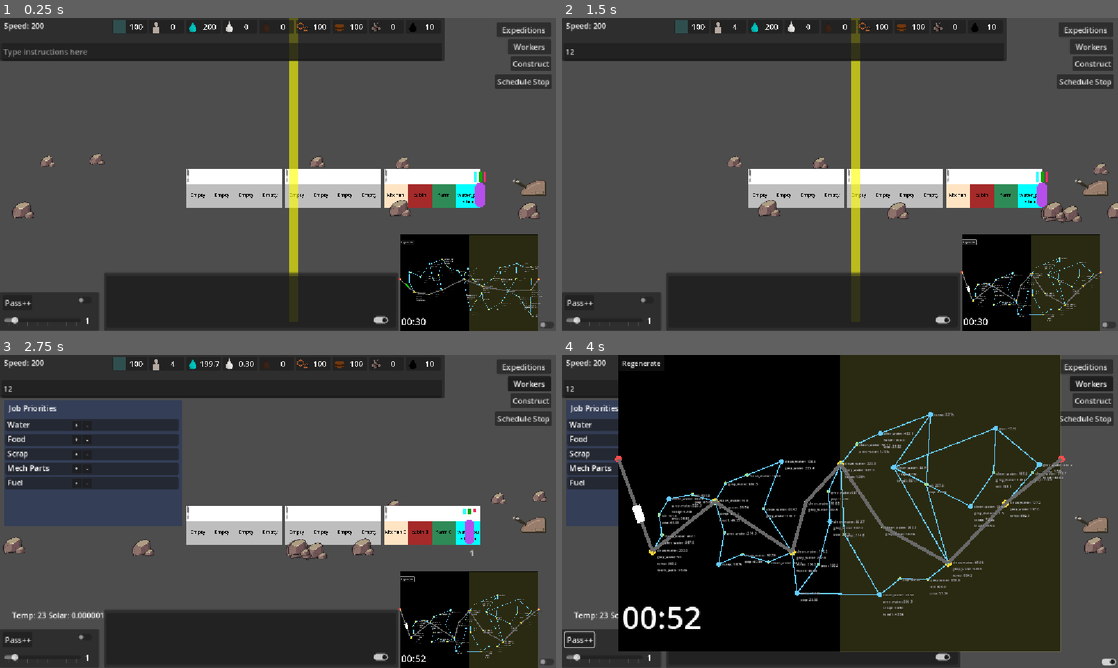
Above: before the commit, frames 1-4 (two rows, left to right).
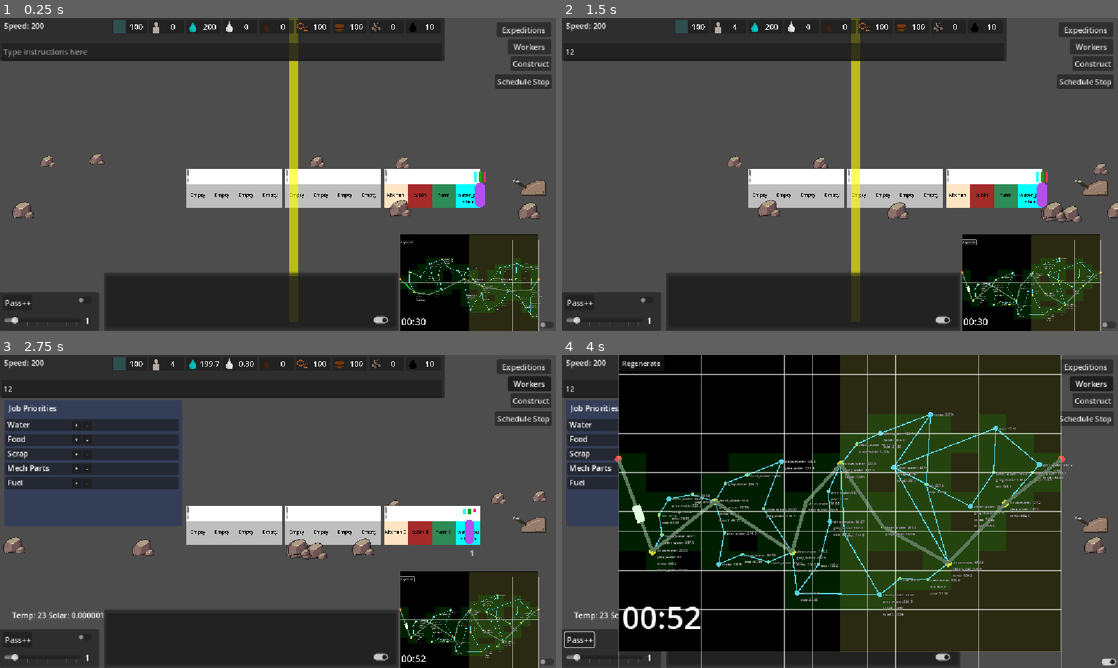
Above: after the commit, the same moments.

Repository: Sphinx111/ed_and_morgs_train_builder
Game: Godot game, scene res://Scenes/traincar.tscn
Two runs of this game, one before a commit and one after it. Both use one fixed random seed, a clock stepped at 60 frames per second and the inputs below.
Inputs (mouse positions are in pixels of both pictures, inside the frame that each line leads up to):
- Up to frame 1 (0.25 s): no input
- Up to frame 2 (1.5 s): click (784, 52) at 0.52 s; type "12" at 0.6 s; click "Regenerate" at 1.25 s
- Up to frame 3 (2.75 s): click "Workers" at 2 s
- Up to frame 4 (4 s): click "Pass++" at 2.75 s; click (1106, 661) at 3.5 s

The runs differ from the first frame. In frame 1, 2.3% of the frame differs, in the area x 72-97%, y 70-100%; in frame 2, 2.5%; in frame 3, 2.5%; in frame 4, 27%, in the area x 10-90%, y 0-100%.

Commit message:
Added MapContinentGenerator class
This is a skeleton class with debug visuals to help with generating visual terrain for the world map

Diff:
--- /dev/null
+++ b/MapContinentGenerator.gd
@@ -0,0 +1,177 @@
+extends Node2D
+
+class_name MapContinentGenerator
+
+@export var DEBUG: bool = true
+
+class MapBigGrid extends RefCounted:
+	var coords: Vector2i
+	var tracks: int = 0
+	var nodes: int = 0
+	var touches_edge: bool = false
+
+	func _init(new_coords: Vector2i) -> void:
+		coords = new_coords
+
+	func increment_location_count() -> void:
+		nodes += 1
+
+	func increment_tracks_count() -> void:
+		tracks += 1
+
+var worldSize: Vector2
+var granularity: int = 16
+var mapGrids: Array = []
+var grid_size: Vector2
+var _debug_layer: Node2D = null
+
+
+func _ready() -> void:
+	_debug_layer = Node2D.new()
+	_debug_layer.name = "GridDebugLayer"
+	add_child(_debug_layer)
+
+
+func create_grids_from_mapGraph(mapGraph: MapGraph) -> void:
+	worldSize = mapGraph.mapSize
+	grid_size = worldSize / float(granularity)
+	_init_map_grids()
+
+	for node: MapLocation in mapGraph.nodes:
+		var grid_location: Vector2i = _map_position_to_grid_coord(node.position)
+		if _is_valid_grid_coord(grid_location):
+			_get_grid_at_coord(grid_location).increment_location_count()
+
+	for edge: MapGraphEdge in mapGraph.edges:
+		_mark_grids_for_mapGraphEdge(edge)
+
+	_refresh_debug_visuals()
+
+
+func _init_map_grids() -> void:
+	mapGrids.clear()
+	for y in range(granularity):
+		var row: Array[MapBigGrid] = []
+		mapGrids.append(row)
+		for x in range(granularity):
+			_init_grid_at_coord(x, y)
+
+
+func _refresh_debug_visuals() -> void:
+	if _debug_layer == null:
+		return
+
+	for child in _debug_layer.get_children():
+		child.queue_free()
+
+	if not DEBUG:
+		_debug_layer.visible = false
+		return
+
+	_debug_layer.visible = true
+	for y in range(granularity):
+		for x in range(granularity):
+			_add_grid_debug_visual(_get_grid_at_coord(Vector2i(x, y)))
+
+
+func _add_grid_debug_visual(grid: MapBigGrid) -> void:
+	var rect_points := _grid_rect_points(grid.coords.x, grid.coords.y)
+
+	if grid.nodes > 0 or grid.tracks > 0:
+		var fill := Polygon2D.new()
+		fill.name = "Fill_%d_%d" % [grid.coords.x, grid.coords.y]
+		fill.polygon = rect_points
+		fill.color = Color(0.0, 1.0, 0.0, 0.12)
+		_debug_layer.add_child(fill)
+
+	var outline := Line2D.new()
+	outline.name = "Outline_%d_%d" % [grid.coords.x, grid.coords.y]
+	outline.points = PackedVector2Array([
+		rect_points[0],
+		rect_points[1],
+		rect_points[2],
+		rect_points[3],
+		rect_points[0],
+	])
+	outline.width = 1.0
+	outline.default_color = Color(1.0, 1.0, 1.0, 0.35)
+	_debug_layer.add_child(outline)
+
+
+func _grid_rect_points(x: int, y: int) -> PackedVector2Array:
+	var top_left := Vector2(x, y) * grid_size
+	return PackedVector2Array([
+		top_left,
+		top_left + Vector2(grid_size.x, 0.0),
+		top_left + grid_size,
+		top_left + Vector2(0.0, grid_size.y),
+	])
+
+
+func _mark_grids_for_mapGraphEdge(edge: MapGraphEdge) -> void:
+	if edge.node1 == null or edge.node2 == null:
+		return
+
+	for coord: Vector2i in _get_grid_coords_along_line(edge.node1.position, edge.node2.position):
+		if _is_valid_grid_coord(coord):
+			_get_grid_at_coord(coord).increment_tracks_count()
+
+
+func _get_grid_coords_along_line(from_position: Vector2, to_position: Vector2) -> Array[Vector2i]:
+	var cells: Array[Vector2i] = []
+	var start_cell := _map_position_to_grid_coord(from_position)
+	var end_cell := _map_position_to_grid_coord(to_position)
+
+	if start_cell == end_cell:
+		cells.append(start_cell)
+		return cells
+
+	var start_grid := Vector2(from_position.x / grid_size.x, from_position.y / grid_size.y)
+	var end_grid := Vector2(to_position.x / grid_size.x, to_position.y / grid_size.y)
+	var direction := end_grid - start_grid
+
+	var x := start_cell.x
+	var y := start_cell.y
+	var step_x := 1 if direction.x >= 0.0 else -1
+	var step_y := 1 if direction.y >= 0.0 else -1
+
+	var t_delta_x := INF if is_zero_approx(direction.x) else absf(1.0 / direction.x)
+	var t_delta_y := INF if is_zero_approx(direction.y) else absf(1.0 / direction.y)
+
+	var x_fraction := start_grid.x - floorf(start_grid.x)
+	var y_fraction := start_grid.y - floorf(start_grid.y)
+	var t_max_x := (1.0 - x_fraction) * t_delta_x if step_x > 0 else x_fraction * t_delta_x
+	var t_max_y := (1.0 - y_fraction) * t_delta_y if step_y > 0 else y_fraction * t_delta_y
+
+	while true:
+		cells.append(Vector2i(x, y))
+		if x == end_cell.x and y == end_cell.y:
+			break
+		if t_max_x < t_max_y:
+			t_max_x += t_delta_x
+			x += step_x
+		else:
+			t_max_y += t_delta_y
+			y += step_y
+
+	return cells
+
+
+func _is_valid_grid_coord(coord: Vector2i) -> bool:
+	return coord.x >= 0 and coord.x < granularity and coord.y >= 0 and coord.y < granularity
+
+
+func _get_grid_at_coord(coord: Vector2i) -> MapBigGrid:
+	return mapGrids[coord.y][coord.x]
+
+
+func _init_grid_at_coord(x: int, y: int) -> void:
+	var grid := MapBigGrid.new(Vector2i(x, y))
+	if y == 0 or y == granularity - 1:
+		grid.touches_edge = true
+	var row: Array[MapBigGrid] = mapGrids[y]
+	row.append(grid)
+
+
+func _map_position_to_grid_coord(map_position: Vector2) -> Vector2i:
+	return Vector2i(map_position / grid_size)
--- a/MapGraph.gd
+++ b/MapGraph.gd
@@ -5,6 +5,7 @@
 ## so node.edges and edge.node1 / edge.node2 remain linked.
 class_name MapGraph
 
+var mapSize : Vector2
 var nodes: Array[MapLocation] = []
 var edges: Array[MapGraphEdge] = []
 var allCities: Array[MapLocation] = []
--- a/MapGraphGenerator.gd
+++ b/MapGraphGenerator.gd
@@ -74,7 +74,9 @@
 ## The arrays are new; the MapLocation and MapGraphEdge instances are the originals,
 ## so each node's edges array and each edge's node1/node2 still point at each other.
 func extract_map_graph() -> MapGraph:
-	return MapGraph.from_nodes(allNodes)
+	var mapGraph : MapGraph = MapGraph.from_nodes(allNodes)
+	mapGraph.mapSize = mapSize
+	return mapGraph
 
 
 func _run_generation_attempt(attempt_number: int, enforce_soft_timeout: bool) -> bool:
--- a/MapHandler.gd
+++ b/MapHandler.gd
@@ -3,6 +3,7 @@
 class_name MapHandler
 
 @onready var map_graph_generator : MapGraphGenerator = $MapGraphGenerator
+@onready var continent_generator : MapContinentGenerator = $MapContinentGenerator
 var resource_generator : MapResourceGenerator = MapResourceGenerator.new()
 var map_graph : MapGraph = null
 var active_track : TrackSegment = null
@@ -41,6 +42,8 @@
 		return
 	_build_track_segments_from_graph(map_graph)
 	resource_generator.add_resources_to_map_graph(map_graph)
+	if continent_generator != null:
+		continent_generator.create_grids_from_mapGraph(map_graph)
 	set_map_node_clicks_enabled(map_node_clicks_enabled)
 	call_deferred("_place_train_on_active_route")
 
--- a/Scenes/world_map.tscn
+++ b/Scenes/world_map.tscn
@@ -1,10 +1,11 @@
-[gd_scene load_steps=7 format=3 uid="uid://b3ph64gipnlm5"]
+[gd_scene load_steps=8 format=3 uid="uid://b3ph64gipnlm5"]
 
 [ext_resource type="Script" uid="uid://bywwc888bn2bf" path="res://MapHandler.gd" id="1_deu6t"]
 [ext_resource type="Texture2D" uid="uid://dve3f2r47q48u" path="res://images/Pixel_world_map.jpg" id="2_4ojr4"]
 [ext_resource type="Script" uid="uid://c4vqpjq4nfrxx" path="res://TrainMarker.gd" id="3_train"]
 [ext_resource type="Script" uid="uid://xw62eb0m2po0" path="res://MapGraphGenerator.gd" id="5_67byq"]
 [ext_resource type="Script" uid="uid://ckeoq2je4lqct" path="res://MapSun.gd" id="6_mapsun"]
+[ext_resource type="Script" uid="uid://bf25xvpcvbx18" path="res://MapContinentGenerator.gd" id="7_continent"]
 
 [sub_resource type="Curve2D" id="Curve2D_1huhg"]
 _data = {
@@ -21,6 +22,10 @@
 scale = Vector2(1.705, 1.925)
 texture = ExtResource("2_4ojr4")
 centered = false
+
+[node name="MapContinentGenerator" type="Node2D" parent="."]
+z_index = 1
+script = ExtResource("7_continent")
 
 [node name="TrainMarker" type="PathFollow2D" parent="."]
 position = Vector2(-3, 177)
Not shown, added: MapContinentGenerator.gd.uid
